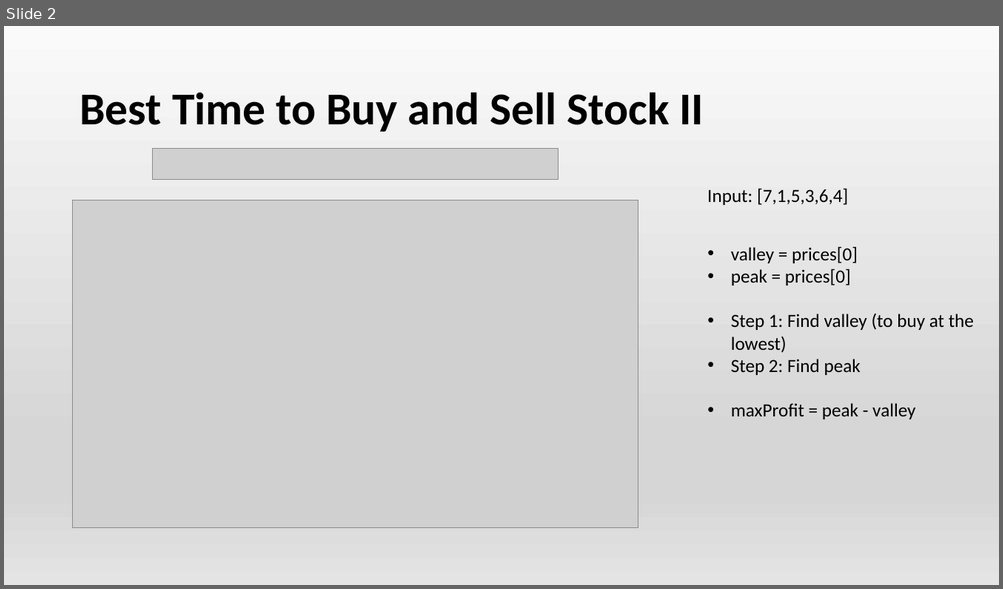
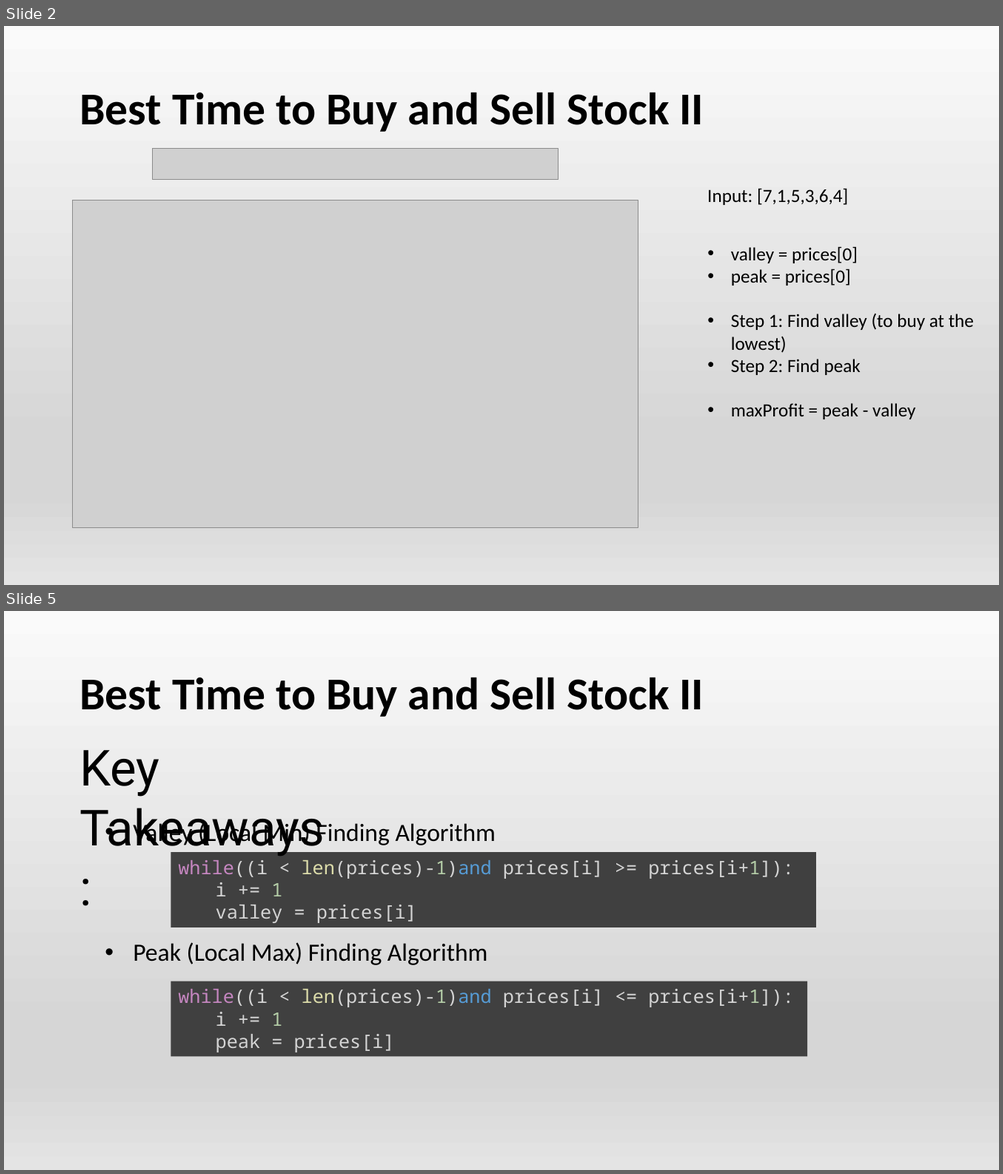
Before and after one commit to QuanNgHa/LeetCode-30DayChallenge, a slide deck: 30DaysCodeChallenges.pptx. Shown one above the other, each under a label of ours: slide 2 before the commit, slides 2 and 5 after it; the slides between them are not shown. The pictures are 1003x589 and 1003x1174 pixels, drawn with LibreOffice and Linux fonts; fonts in the diff are those of the drawing; grey boxes stand for pictures. Boxes give left, top, right and bottom in pixels: in the first picture for what was removed or moved away, otherwise in the second. Text is boxed around its words. In the diff, an @@ line names an element or a change of style, - is before the commit and + after.

```diff
--- a/30DaysCodeChallenges.pptx
+++ b/30DaysCodeChallenges.pptx
@@ slide 5 added at [4, 611, 999, 1170], background gradient #FAFAFA to #D7D7D7 to #E4E4E4 @@
@@ title added at [79, 677, 704, 717], 44 pt, text #000000, bold @@
+Best Time to Buy and Sell Stock II
@@ text added at [79, 750, 324, 857], 48 pt, text #000000 @@
+Key Takeaways:
@@ text added at [133, 820, 495, 847], 24 pt, text #000000 @@
+  • Valley (Local Min) Finding Algorithm
@@ rectangle added at [171, 853, 817, 928], fill #404040, 18 pt, text #D4D4D4 @@
+while((i < len(prices)-1)and prices[i] >= prices[i+1]):
+  i += 1
+  valley = prices[i]
@@ text added at [133, 943, 488, 965], 24 pt, text #000000 @@
+  • Peak (Local Max) Finding Algorithm
@@ rectangle added at [171, 982, 808, 1057], fill #404040, 18 pt, text #D4D4D4 @@
+while((i < len(prices)-1)and prices[i] <= prices[i+1]):
+  i += 1
+  peak = prices[i]
```
Also in this commit, not shown: 2 slides changed, 3 other slides added, 1 slide removed, 2 other files.
